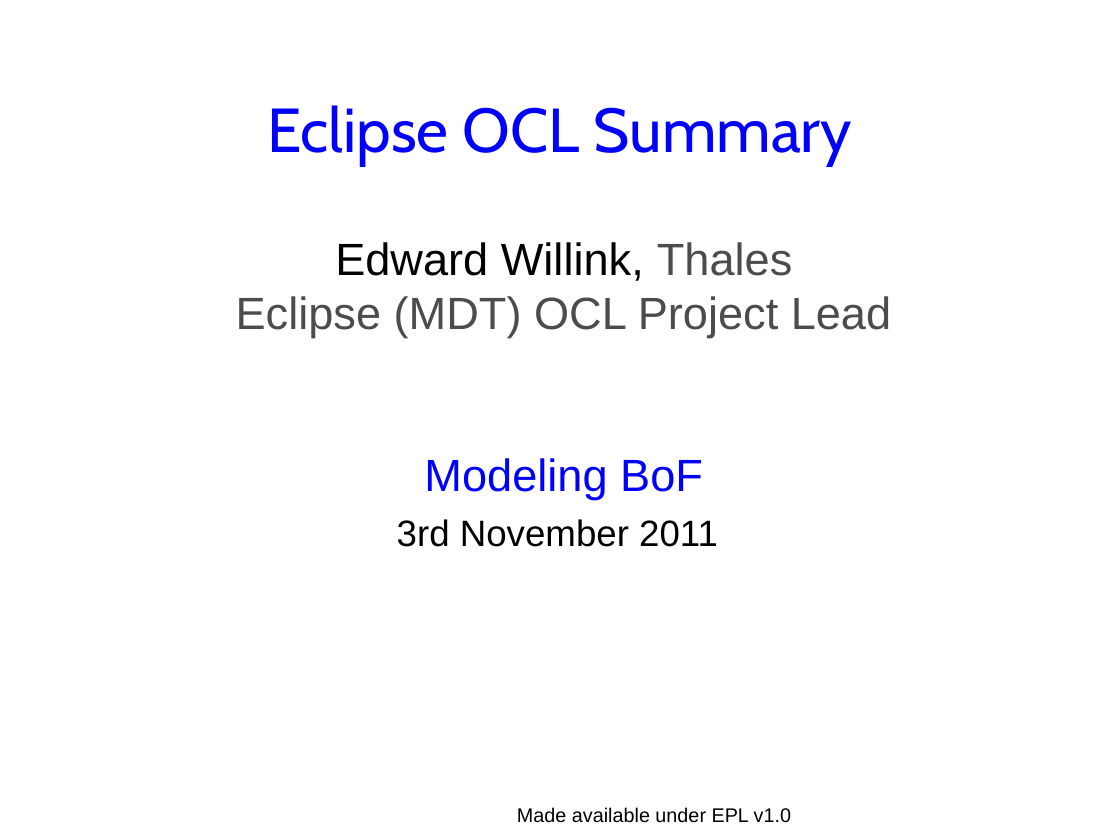
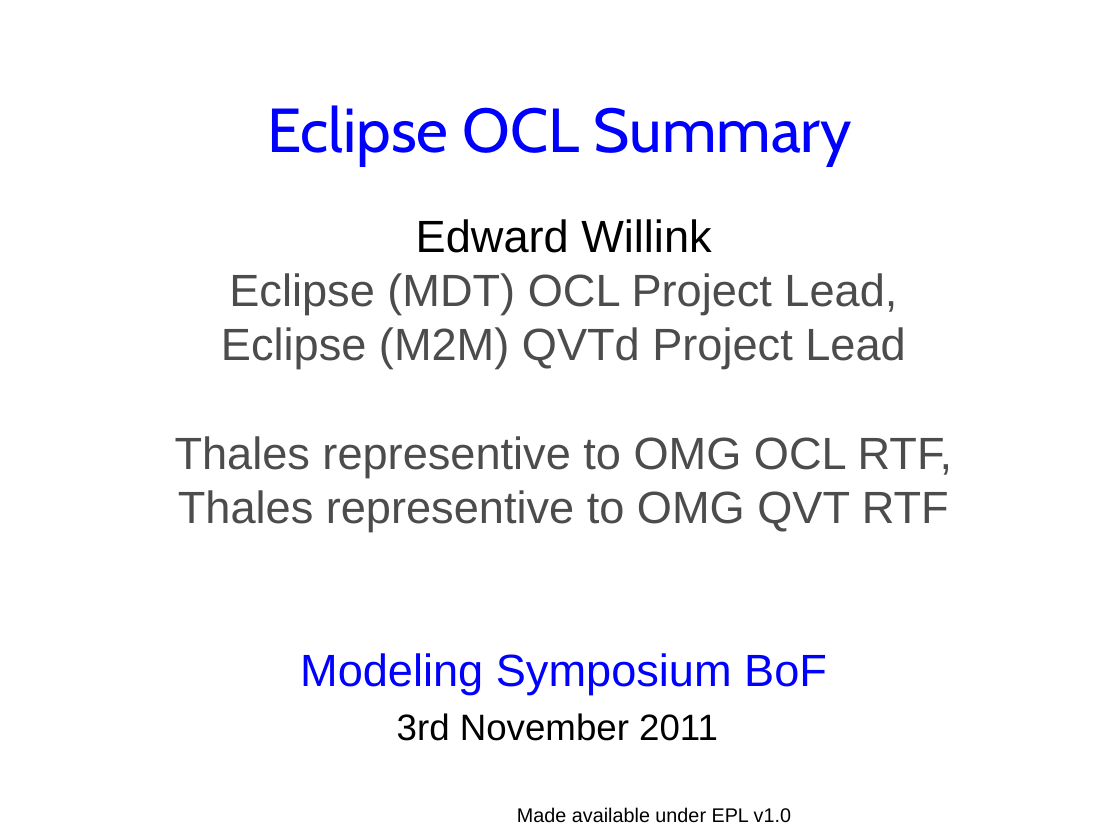
Before and after one commit to eclipse-ocl/ocl-website, a slide deck: slide 1 of ocl/docs/publications/ECE2011BoF/EclipseOCLSummary.odp. Drawn at 1120x840 pixels with LibreOffice and Linux fonts; fonts in the diff are those of the drawing; background and template pictures are left out. Boxes give left, top, right and bottom in pixels: in the first picture for what was removed or moved away, otherwise in the second. Text is boxed around its words. In the diff, an @@ line names an element or a change of style, - is before the commit and + after.

```diff
--- a/ocl/docs/publications/ECE2011BoF/EclipseOCLSummary.odp
+++ b/ocl/docs/publications/ECE2011BoF/EclipseOCLSummary.odp
@@ text "Edward Willink": place and size @@
-text "Edward Willink" at box(236, 242, 891, 547)
+text "Edward Willink" at box(175, 219, 952, 741)
@@ text at box(175, 219, 952, 694): text changed @@
-Edward Willink, Thales
-Eclipse (MDT) OCL Project Lead
-Modeling BoF
+Edward Willink
+Eclipse (MDT) OCL Project Lead,
+Eclipse (M2M) QVTd Project Lead
+Thales representive to OMG OCL RTF,
+Thales representive to OMG QVT RTF
+Modeling Symposium BoF
```
Also in this commit, not shown: 1 other slide changed, 6 slides added.
